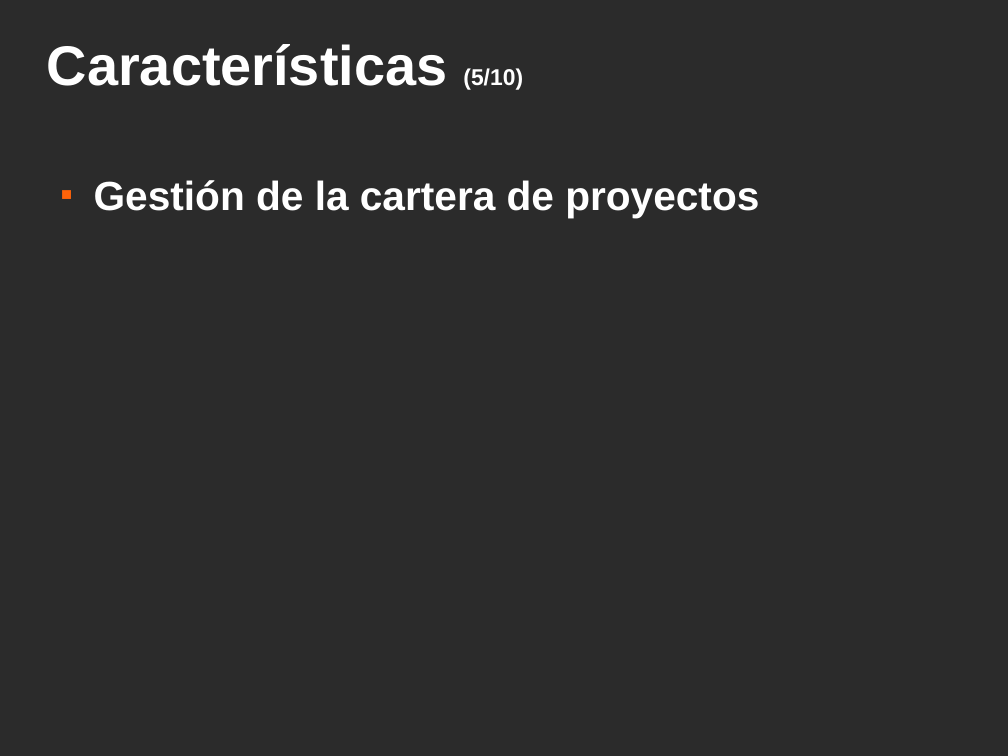
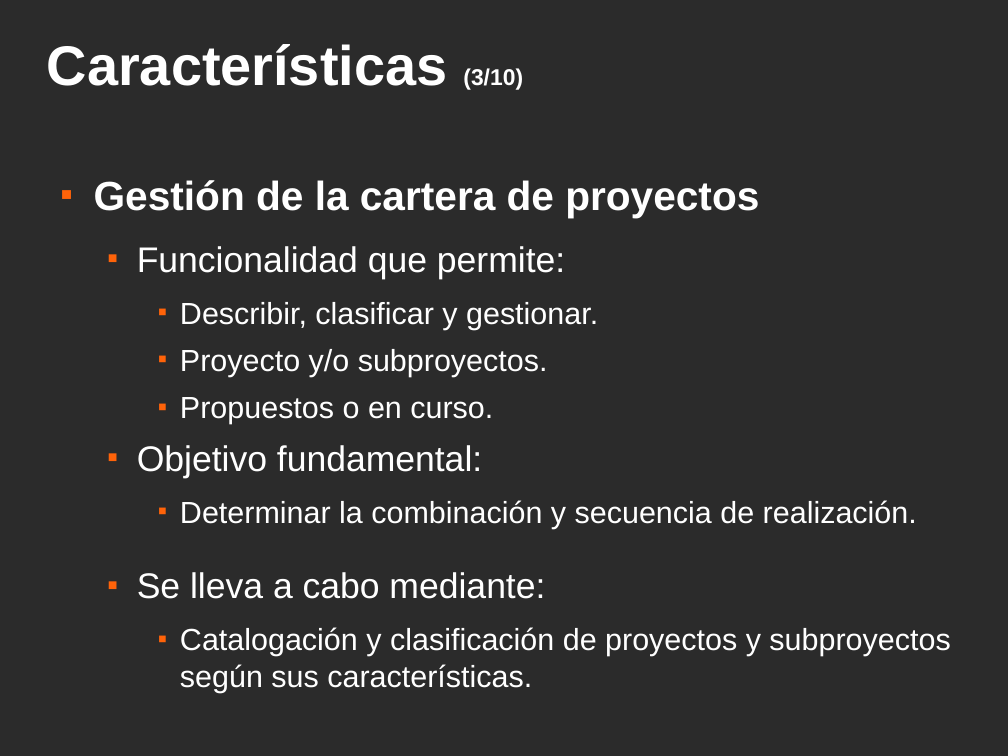
Before and after one commit to srug86/trabajos5oesi.sistcolab, a slide deck: slide 7 of slices/slices.odp. Drawn at 1008x756 pixels with LibreOffice and Linux fonts; fonts in the diff are those of the drawing; background and template pictures are left out; a plain dark background stands for a picture behind light text. Boxes give left, top, right and bottom in pixels: in the first picture for what was removed or moved away, otherwise in the second. Text is boxed around its words. In the diff, an @@ line names an element or a change of style, - is before the commit and + after.

```diff
--- a/slices/slices.odp
+++ b/slices/slices.odp
@@ title at <box>47,44,523,90</box>: text changed @@
-Características (5/10)
+Características (3/10)
@@ text at <box>137,246,950,693</box>: paragraphs added @@
+  ■ Funcionalidad que permite:
+    ■ Describir, clasificar y gestionar.
+    ■ Proyecto y/o subproyectos.
+    ■ Propuestos o en curso.
+  ■ Objetivo fundamental:
+    ■ Determinar la combinación y secuencia de realización.
+  ■ Se lleva a cabo mediante:
+    ■ Catalogación y clasificación de proyectos y subproyectos según sus características.
```
Also in this commit, not shown: 7 other slides changed, 2 slides added.
